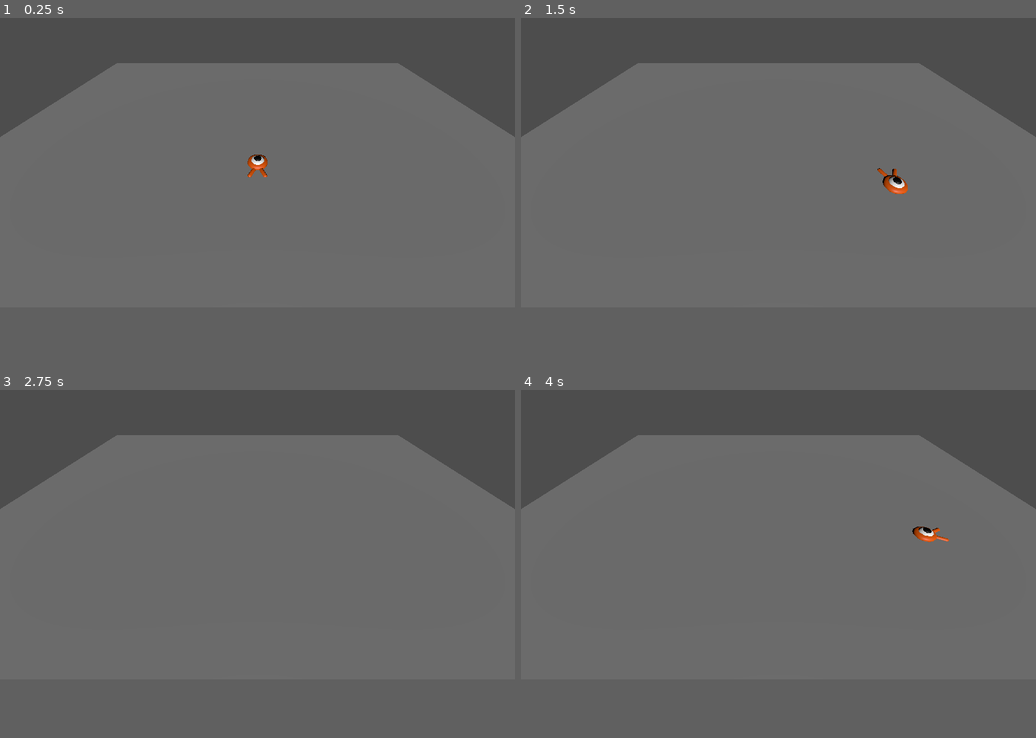
Above: before the commit, frames 1-4 (two rows, left to right).
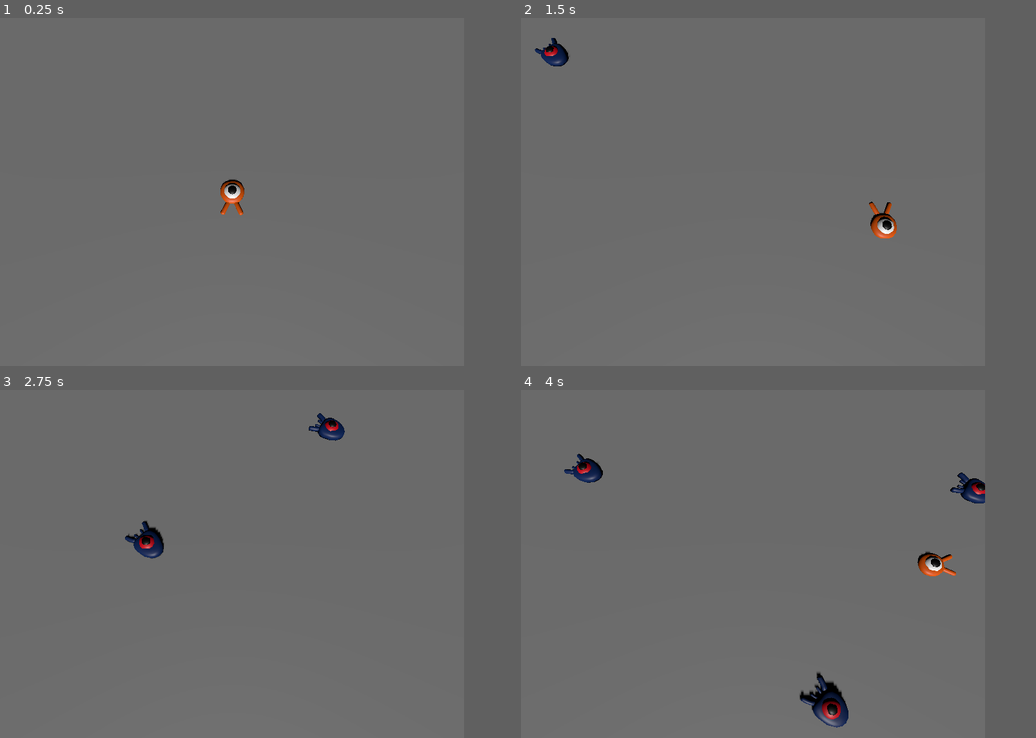
Above: after the commit, the same moments.

Repository: MartinDelille/squash-the-creeps
Game: Godot game, scene res://main.tscn
Two runs of this game, one before a commit and one after it. Both use one fixed random seed, a clock stepped at 60 frames per second and the inputs below.
Inputs:
- Up to frame 1 (0.25 s): no input
- Up to frame 2 (1.5 s): tap Enter at 0.5 s; hold Right (move_right) 0.53-1.28 s; hold Down (move_back) from 1.28 s (still down)
- Up to frame 3 (2.75 s): release Down (move_back) at 2.03 s; hold Right (move_right) from 2.03 s (still down)
- Up to frame 4 (4 s): release Right (move_right) at 2.78 s; hold Up (move_forward) 2.78-3.53 s; hold Left (move_left) from 3.53 s (still down)
In our replay, the window is 799x449 before the commit and 720x540 after it. These sizes can differ from the game's own. Grey fills any space a smaller window leaves; there, only what the larger window draws over its background counts as a difference.

The runs differ from the first frame. In frame 1, 18% of the frame differs, in the area x 0-100%, y 0-57%; in frame 2, 18%; in frame 3, 18%; in frame 4, 20%, in the area x 0-100%, y 0-98%.

Commit message:
Spawn mobs

Diff:
--- /dev/null
+++ b/main.gd
@@ -0,0 +1,19 @@
+extends Node
+
+@export var mob_scene: PackedScene
+
+func _on_mob_timer_timeout() -> void:
+	# Create a new instance of the Mob scene.
+	var mob = mob_scene.instantiate()
+
+	# Choose a random location on the SpawnPath.
+	# We store the reference to the SpawnLocation node.
+	var mob_spawn_location = $SpawnPath/SpawnLocation
+	# And give it a random offset.
+	mob_spawn_location.progress_ratio = randf()
+
+	var player_position = $Player.position
+	mob.initialize(mob_spawn_location.position, player_position)
+
+	# Spawn the mob by adding it to the Main scene.
+	add_child(mob)
--- a/main.tscn
+++ b/main.tscn
@@ -1,6 +1,8 @@
-[gd_scene load_steps=4 format=3 uid="uid://5crg2n553sam"]
+[gd_scene load_steps=9 format=3 uid="uid://5crg2n553sam"]
 
+[ext_resource type="Script" path="res://main.gd" id="1_fspx5"]
 [ext_resource type="PackedScene" uid="uid://ddse08v1i78xd" path="res://player.tscn" id="1_hog8h"]
+[ext_resource type="PackedScene" uid="uid://dfc7hkvp4evvd" path="res://mob.tscn" id="2_b7gwd"]
 
 [sub_resource type="BoxShape3D" id="BoxShape3D_i56hb"]
 size = Vector3(60, 2, 60)
@@ -8,7 +10,22 @@
 [sub_resource type="BoxMesh" id="BoxMesh_1rpdi"]
 size = Vector3(60, 2, 60)
 
+[sub_resource type="StandardMaterial3D" id="StandardMaterial3D_p803d"]
+albedo_color = Color(0.984314, 0.639216, 0.203922, 1)
+
+[sub_resource type="CylinderMesh" id="CylinderMesh_a4e0p"]
+material = SubResource("StandardMaterial3D_p803d")
+
+[sub_resource type="Curve3D" id="Curve3D_tgoov"]
+_data = {
+"points": PackedVector3Array(0, 0, 0, 0, 0, 0, -24.8299, 0, -20.8738, 0, 0, 0, 0, 0, 0, 24.972, 0, -19.9903, 0, 0, 0, 0, 0, 0, 17.0204, 0, 15.8615, 0, 0, 0, 0, 0, 0, -17.0178, 0, 15.1175, 0, 0, 0, 0, 0, 0, -24.8299, 0, -20.8738),
+"tilts": PackedFloat32Array(0, 0, 0, 0, 0)
+}
+point_count = 5
+
 [node name="Main" type="Node"]
+script = ExtResource("1_fspx5")
+mob_scene = ExtResource("2_b7gwd")
 
 [node name="Ground" type="StaticBody3D" parent="."]
 transform = Transform3D(1, 0, 0, 0, 1, 0, 0, 0, 1, 0, -1, 0)
@@ -26,8 +43,38 @@
 [node name="Player" parent="." instance=ExtResource("1_hog8h")]
 
 [node name="CameraPivot" type="Marker3D" parent="."]
-transform = Transform3D(1, 0, 0, 0, 0.707107, 0.707107, 0, -0.707107, 0.707107, 0, 0, 0)
+transform = Transform3D(1, 0, 0, 0, 0.258819, 0.965926, 0, -0.965926, 0.258819, 0, 0, 0)
 
 [node name="Camera3D" type="Camera3D" parent="CameraPivot"]
 transform = Transform3D(1, 0, 0, 0, 1, 0, 0, 0, 1, 0, 0, 19)
 far = 100.0
+
+[node name="Cylinders" type="Node3D" parent="."]
+
+[node name="MeshInstance3D" type="MeshInstance3D" parent="Cylinders"]
+transform = Transform3D(1, 0, 0, 0, 1, 0, 0, 0, 1, -25, 0, -21)
+mesh = SubResource("CylinderMesh_a4e0p")
+
+[node name="MeshInstance3D2" type="MeshInstance3D" parent="Cylinders"]
+transform = Transform3D(1, 0, 0, 0, 1, 0, 0, 0, 1, -17, 0, 15)
+mesh = SubResource("CylinderMesh_a4e0p")
+
+[node name="MeshInstance3D3" type="MeshInstance3D" parent="Cylinders"]
+transform = Transform3D(1, 0, 0, 0, 1, 0, 0, 0, 1, 25, 0, -20)
+mesh = SubResource("CylinderMesh_a4e0p")
+
+[node name="MeshInstance3D4" type="MeshInstance3D" parent="Cylinders"]
+transform = Transform3D(1, 0, 0, 0, 1, 0, 0, 0, 1, 17, 0, 16)
+mesh = SubResource("CylinderMesh_a4e0p")
+
+[node name="SpawnPath" type="Path3D" parent="."]
+curve = SubResource("Curve3D_tgoov")
+
+[node name="SpawnLocation" type="PathFollow3D" parent="SpawnPath"]
+transform = Transform3D(-0.0177376, 0, -0.999843, 0, 1, 0, 0.999843, 0, -0.0177376, -24.8299, 0, -20.8738)
+
+[node name="MobTimer" type="Timer" parent="."]
+wait_time = 0.5
+autostart = true
+
+[connection signal="timeout" from="MobTimer" to="." method="_on_mob_timer_timeout"]
--- a/project.godot
+++ b/project.godot
@@ -14,6 +14,11 @@
 run/main_scene="res://main.tscn"
 config/features=PackedStringArray("4.3")
 config/icon="res://icon.png"
+
+[display]
+
+window/size/viewport_width=720
+window/size/viewport_height=540
 
 [input]
 
